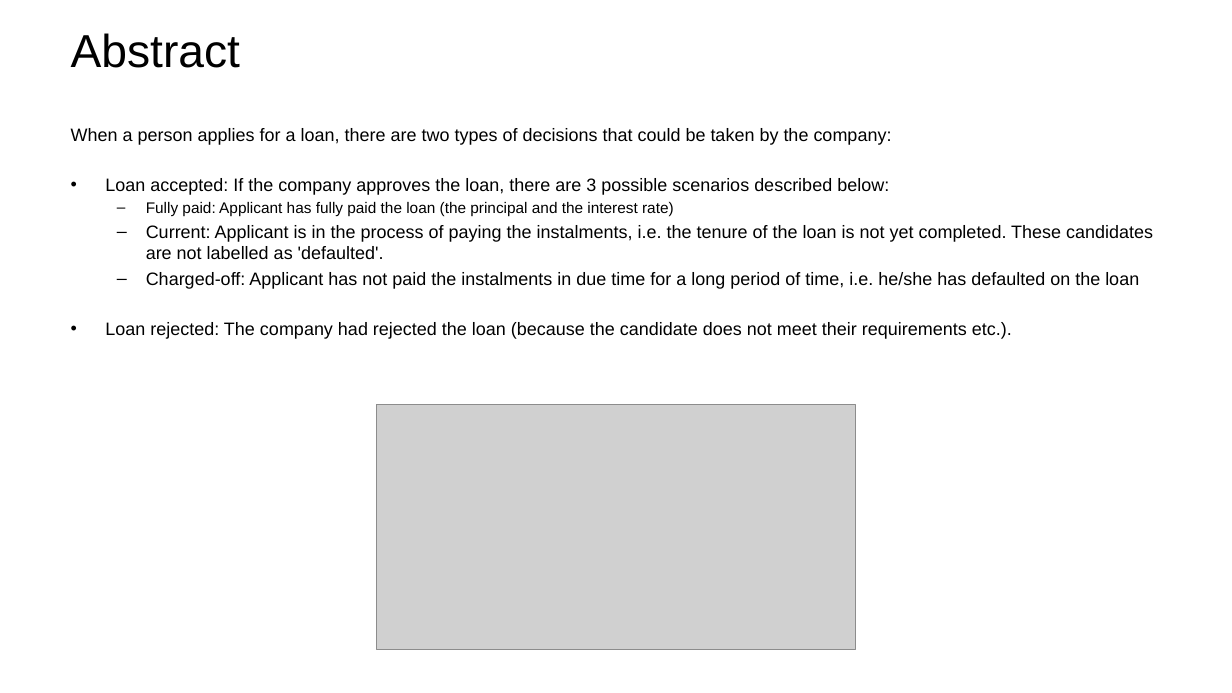
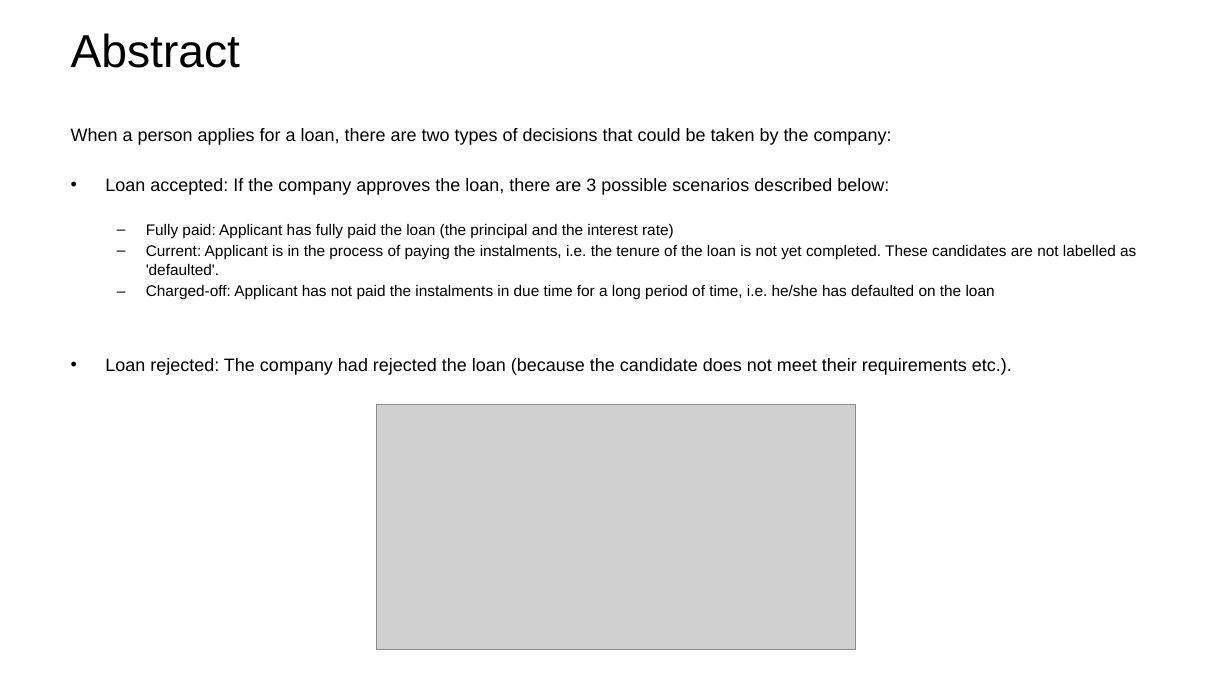
Before and after one commit to irish-luong/LandingClubCaseStudy, a slide deck: slide 3 of lending_club_case_study.pptx. Drawn at 1232x693 pixels with LibreOffice and Linux fonts; fonts in the diff are those of the drawing; grey boxes stand for pictures; background and template pictures are left out. Boxes give left, top, right and bottom in pixels: in the first picture for what was removed or moved away, otherwise in the second. Text is boxed around its words. In the diff, an @@ line names an element or a change of style, - is before the commit and + after.

```diff
--- a/lending_club_case_study.pptx
+++ b/lending_club_case_study.pptx
@@ text at (146,245,1136,300): size 14 to 12 pt in "Current: Applicant is in the process of ...", "Charged-off: Applicant has not paid the instalments ..." @@
```
Also in this commit, not shown: 10 other slides changed.
